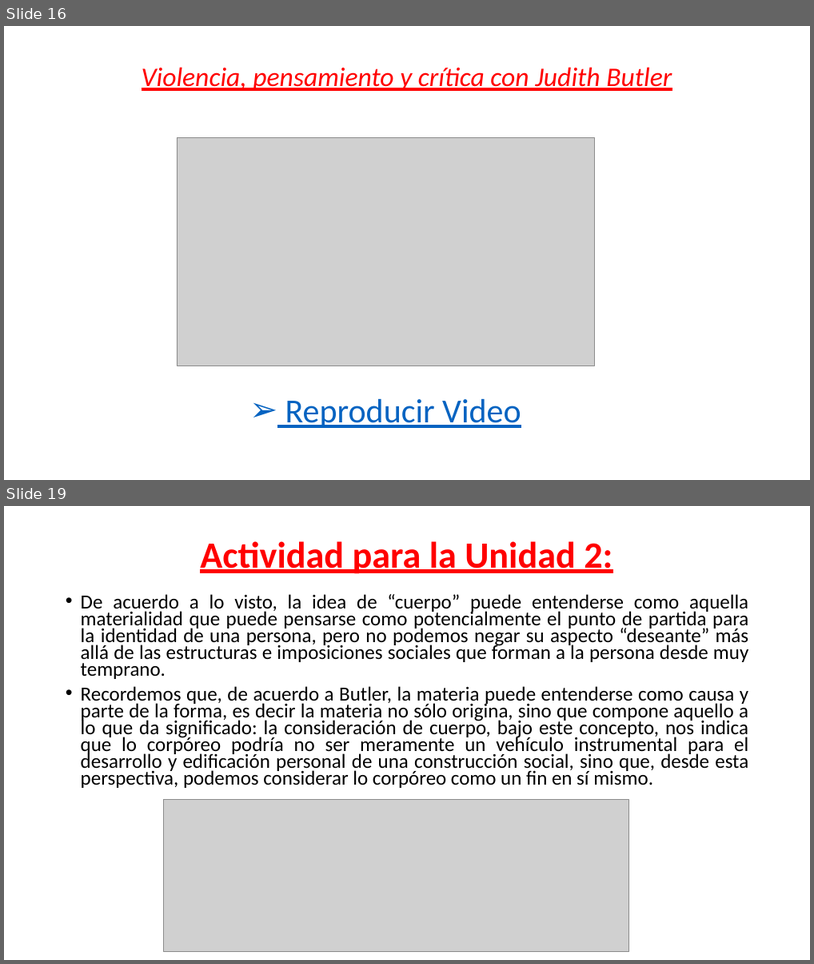
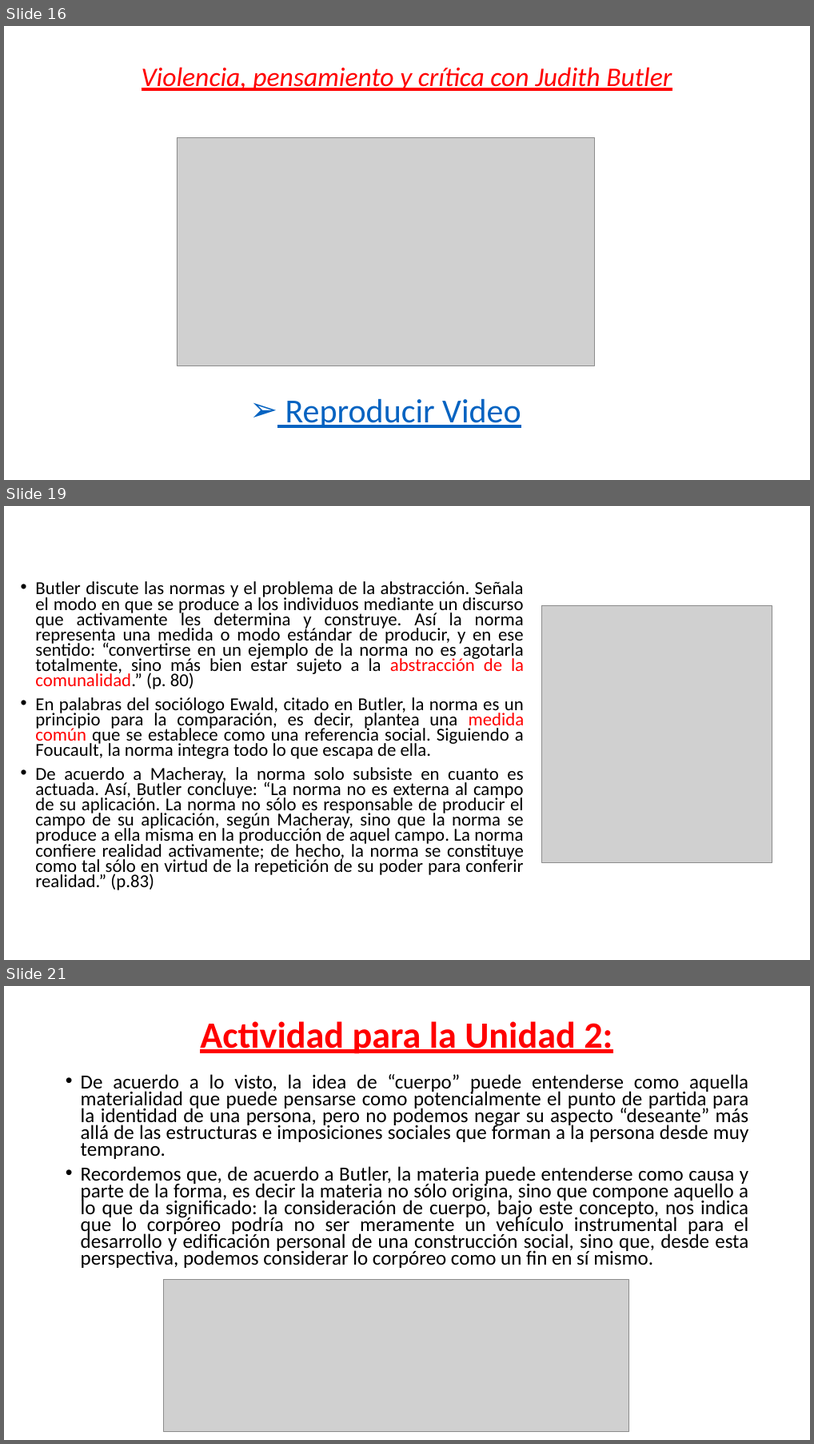
Before and after one commit to zaboltar/zaboltar.github.io, a slide deck: assets uarm/2019 sol-penscri-justfilpol/S E B Ago2019/J Butler UNIDAD 2.pptx. Shown one above the other, each under a label of ours: slides 16 and 19 before the commit, slides 16, 19 and 21 after it; the slides between them are not shown. The pictures are 814x964 and 814x1444 pixels, drawn with LibreOffice and Linux fonts; fonts in the diff are those of the drawing; grey boxes stand for pictures. Boxes give left, top, right and bottom in pixels: in the first picture for what was removed or moved away, otherwise in the second. Text is boxed around its words. In the diff, an @@ line names an element or a change of style, - is before the commit and + after.

Commit message:
butler2

```diff
--- a/assets uarm/2019 sol-penscri-justfilpol/S E B Ago2019/J Butler UNIDAD 2.pptx
+++ b/assets uarm/2019 sol-penscri-justfilpol/S E B Ago2019/J Butler UNIDAD 2.pptx
@@ slide 19 added at box(4, 506, 810, 960), background #FFFFFF @@
@@ text added at box(35, 581, 525, 890), 21.7 pt, text #000000 @@
+• Butler discute las normas y el problema de la abstracción. Señala el modo en que se produce a los individuos mediante un discurso que activamente les determina y construye. Así la norma representa una medida o modo estándar de producir, y en ese sentido: “convertirse en un ejemplo de la norma no es agotarla totalmente, sino más bien estar sujeto a la abstracción de la comunalidad.” (p. 80)
+• En palabras del sociólogo Ewald, citado en Butler, la norma es un principio para la comparación, es decir, plantea una medida común que se establece como una referencia social. Siguiendo a Foucault, la norma integra todo lo que escapa de ella.
+• De acuerdo a Macheray, la norma solo subsiste en cuanto es actuada. Así, Butler concluye: “La norma no es externa al campo de su aplicación. La norma no sólo es responsable de producir el campo de su aplicación, según Macheray, sino que la norma se produce a ella misma en la producción de aquel campo. La norma confiere realidad activamente; de hecho, la norma se constituye como tal sólo en virtud de la repetición de su poder para conferir realidad.” (p.83)
@@ picture added at box(542, 605, 772, 862) @@
@@ what was slide 19 is now slide 21 @@
```
Also in this commit, not shown: 2 slides changed, 3 other slides added, 1 slide removed.
